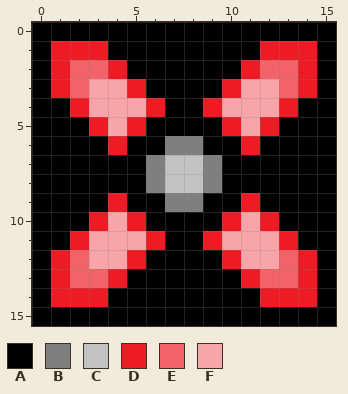
A pixel-art sprite gets an edit: PlanetBreakout2/assets/sprites/drone.png. The picture above was drawn from the file before the commit.
The file is 16x16 pixels.
Palette (. is transparent): A #000000  B #7f7f7f  C #c3c3c3  D #ed1c24  E #f26269  F #f8a5a9
Pixels before, first column x 0:
 0 AAAAAAAAAAAAAAAA
 1 ADDDAAAAAAAADDDA
 2 ADEEDAAAAAADEEDA
 3 ADEFFDAAAADFFEDA
 4 AADFFFDAADFFFDAA
 5 AAADFDAAAADFDAAA
 6 AAAADAABBAADAAAA
 7 AAAAAABCCBAAAAAA
 8 AAAAAABCCBAAAAAA
 9 AAAADAABBAADAAAA
10 AAADFDAAAADFDAAA
11 AADFFFDAADFFFDAA
12 ADEFFDAAAADFFEDA
13 ADEEDAAAAAADEEDA
14 ADDDAAAAAAAADDDA
15 AAAAAAAAAAAAAAAA
After the commit:
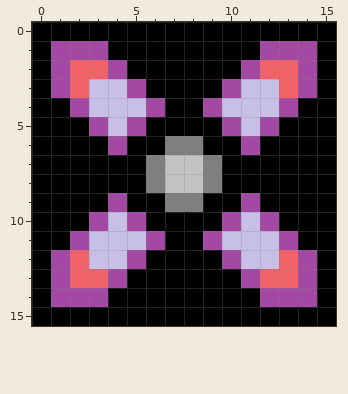
Change:
Colour D changes from #ed1c24 to #a349a4.
Colour F changes from #f8a5a9 to #c8bfe7.
Changed places in both pictures, as pixel boxes (x1, y1, x2, y2):
changed: (51, 41, 317, 307)
